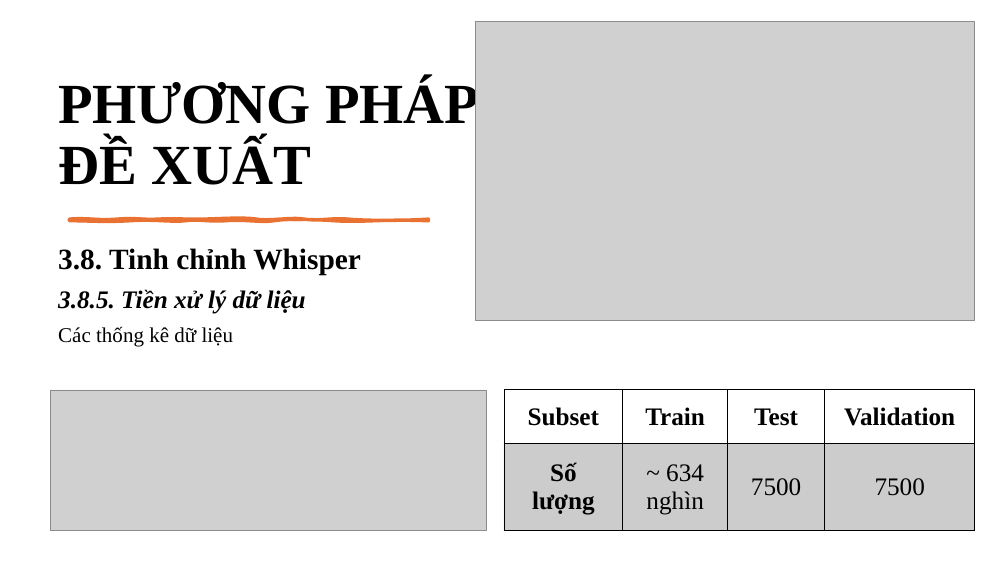
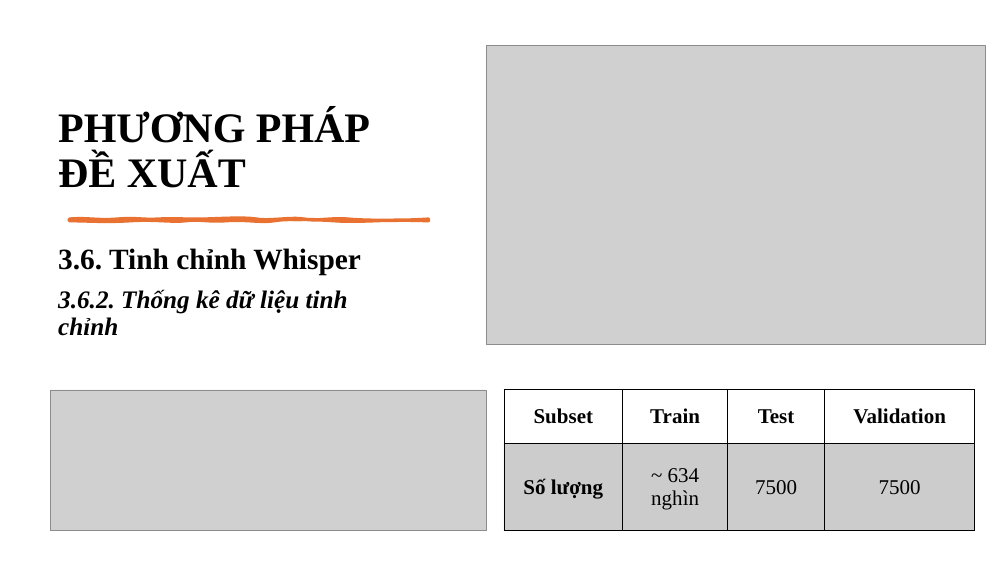
Before and after one commit to ngovanuc/Vietnamese_History_Chatbot, a slide deck: slide 19 of documents/slide bao cao v2.pptx (slide 43 before the commit). Drawn at 1008x567 pixels with LibreOffice and Linux fonts; fonts in the diff are those of the drawing; grey boxes stand for pictures. Boxes give left, top, right and bottom in pixels: in the first picture for what was removed or moved away, otherwise in the second. Text is boxed around its words. In the diff, an @@ line names an element or a change of style, - is before the commit and + after.

```diff
--- a/documents/slide bao cao v2.pptx
+++ b/documents/slide bao cao v2.pptx
@@ title "PHƯƠNG PHÁP ĐỀ XUẤT" at (58,109,370,188): size 54 to 40 pt @@
@@ picture: place and size @@
-picture at (476,22,975,321)
+picture at (487,46,986,345)
@@ text at (58,248,361,336): text changed; size 28 to 24 pt; italic on @@
-3.8. Tinh chỉnh Whisper
-3.8.5. Tiền xử lý dữ liệu
-Các thống kê dữ liệu
+3.6. Tinh chỉnh Whisper
+3.6.2. Thống kê dữ liệu tinh chỉnh
@@ table at (504,390,975,531) @@
@@ size 24 to 20 pt @@
```
Also in this commit, not shown: 25 other slides changed, 1 slide added, 32 slides removed.
